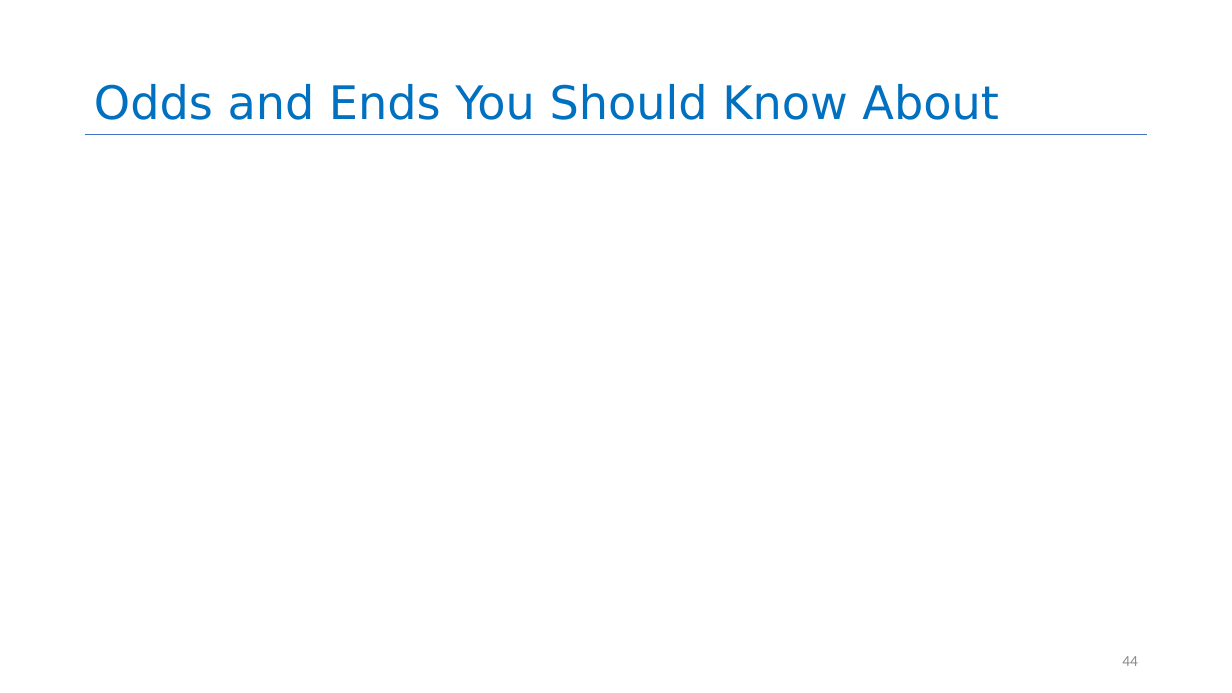
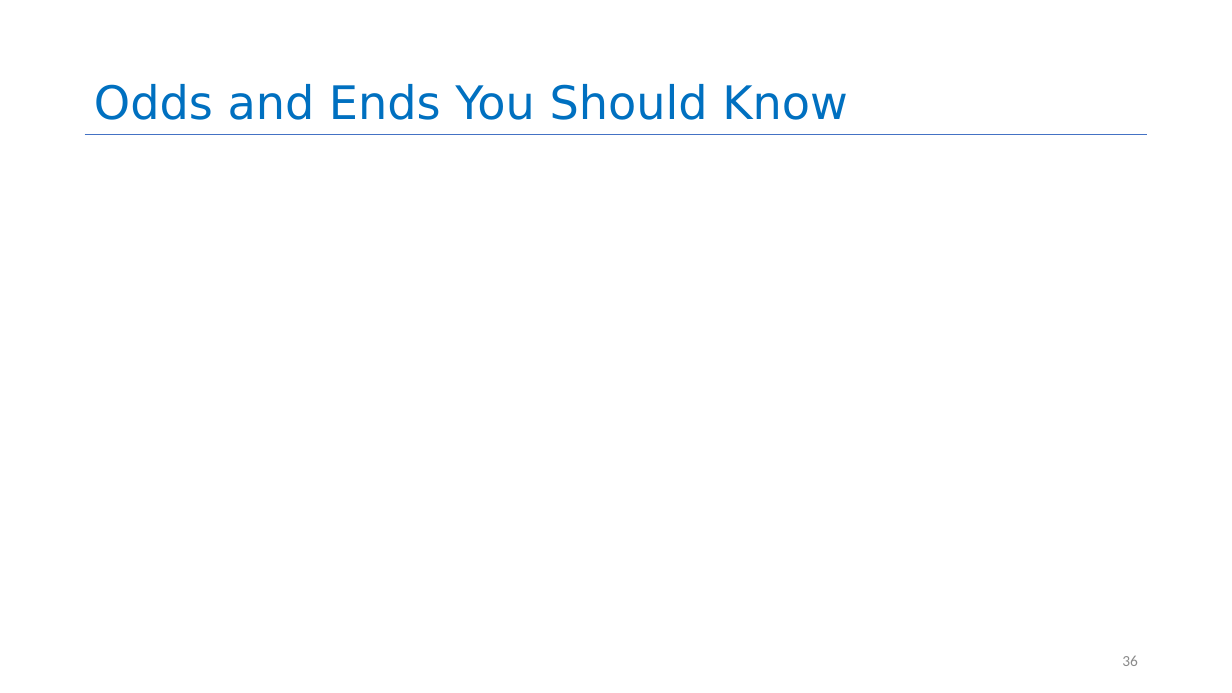
Before and after one commit to yashburshe/CS4530-Fall-2025, a slide deck: slide 36 of Slides/Module 06 Concurrency Patterns in Typescript.pptx (slide 44 before the commit). Drawn at 1232x693 pixels with LibreOffice and Linux fonts; fonts in the diff are those of the drawing. Boxes give left, top, right and bottom in pixels: in the first picture for what was removed or moved away, otherwise in the second. Text is boxed around its words. In the diff, an @@ line names an element or a change of style, - is before the commit and + after.

```diff
--- a/Slides/Module 06 Concurrency Patterns in Typescript.pptx
+++ b/Slides/Module 06 Concurrency Patterns in Typescript.pptx
@@ title at <box>94,84,847,120</box>: text changed @@
-Odds and Ends You Should Know About
+Odds and Ends You Should Know
@@ page number at <box>1122,655,1138,666</box>: text changed @@
-44
+36
```
Also in this commit, not shown: 9 other slides changed, 1 slide added, 23 slides removed.
